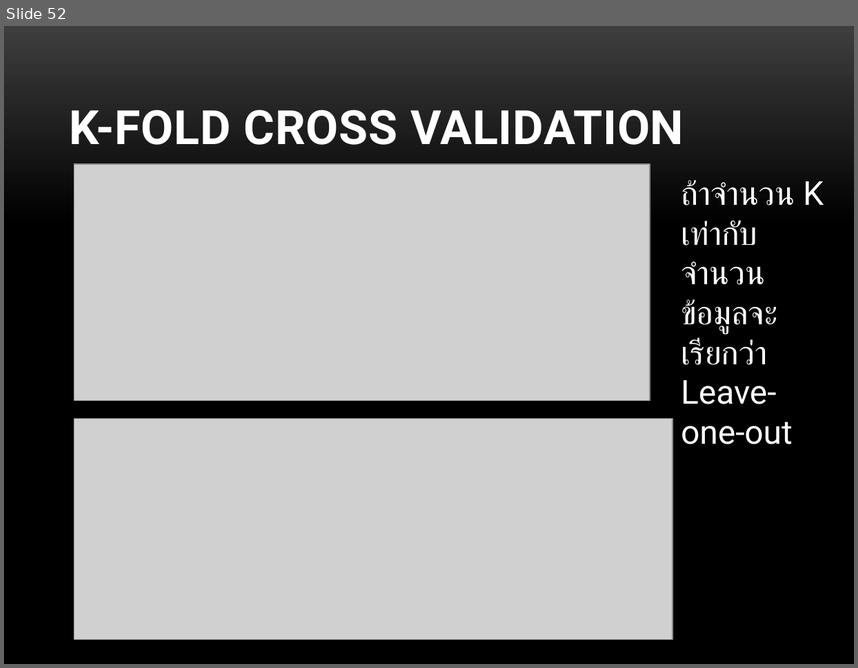
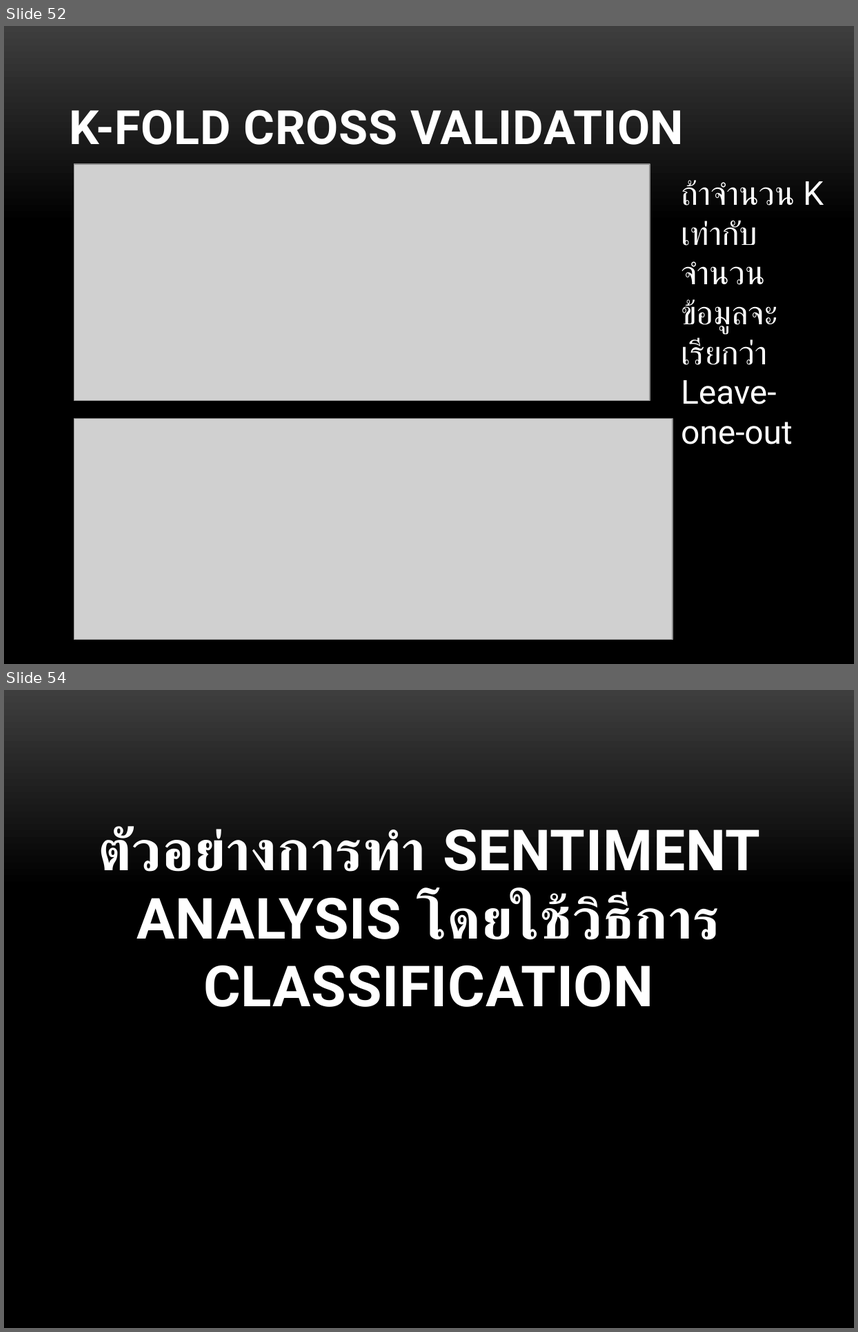
Before and after one commit to bkasinee/CLSM, a slide deck: MY_SM_CLASSIFY.pptx. Shown one above the other, each under a label of ours: slide 52 before the commit, slides 52 and 54 after it; the slides between them are not shown. The pictures are 858x668 and 858x1332 pixels, drawn with LibreOffice and Linux fonts; fonts in the diff are those of the drawing; grey boxes stand for pictures; background and template pictures are left out. Boxes give left, top, right and bottom in pixels: in the first picture for what was removed or moved away, otherwise in the second. Text is boxed around its words. In the diff, an @@ line names an element or a change of style, - is before the commit and + after.

```diff
--- a/MY_SM_CLASSIFY.pptx
+++ b/MY_SM_CLASSIFY.pptx
@@ slide 54 added at [4,690,854,1328], background picture (left out) @@
@@ title added at [98,826,761,1007], 48 pt, text #FFFFFF, bold @@
+ตัวอย่างการทำ SENTIMENT ANALYSIS โดยใช้วิธีการ CLASSIFICATION
```
Also in this commit, not shown: 1 slide changed, 13 other slides added, 7 slides removed, 2 other files.
